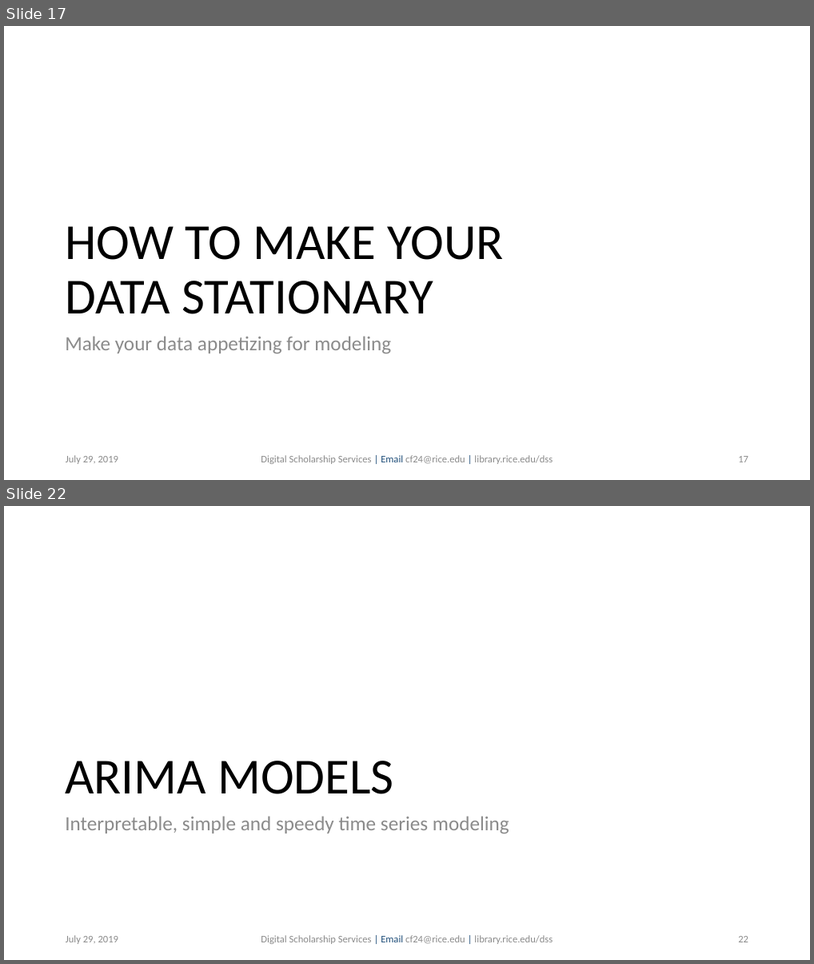
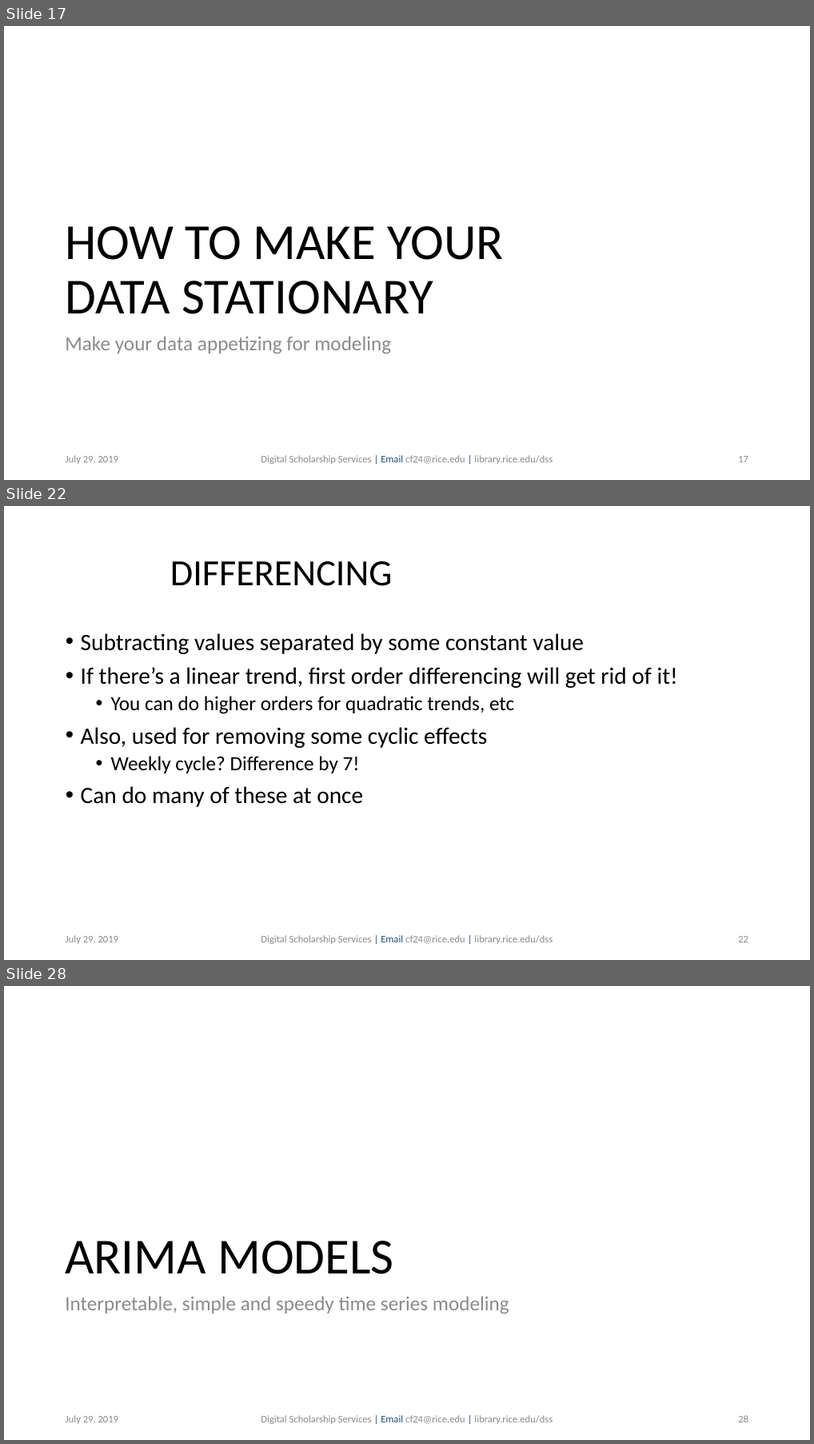
Before and after one commit to bakitybacon/rice-data-and-donuts, a slide deck: tsa/Introduction to Time Series Analysis.pptx. Shown one above the other, each under a label of ours: slides 17 and 22 before the commit, slides 17, 22 and 28 after it; the slides between them are not shown. The pictures are 814x964 and 814x1444 pixels, drawn with LibreOffice and Linux fonts; fonts in the diff are those of the drawing; background and template pictures are left out. Boxes give left, top, right and bottom in pixels: in the first picture for what was removed or moved away, otherwise in the second. Text is boxed around its words. In the diff, an @@ line names an element or a change of style, - is before the commit and + after.

```diff
--- a/tsa/Introduction to Time Series Analysis.pptx
+++ b/tsa/Introduction to Time Series Analysis.pptx
@@ slide 22 added at bbox=[4, 506, 810, 960], background #FFFFFF @@
@@ title added at bbox=[170, 561, 393, 586], 44 pt, text #000000 @@
+DIFFERENCING
@@ text added at bbox=[81, 633, 678, 807], 28 pt, text #000000 @@
+• Subtracting values separated by some constant value
+• If there’s a linear trend, first order differencing will get rid of it!
+  • You can do higher orders for quadratic trends, etc
+• Also, used for removing some cyclic effects
+  • Weekly cycle? Difference by 7!
+• Can do many of these at once
@@ text added at bbox=[66, 935, 119, 944], 12 pt, text #8C8C8C @@
+July 29, 2019
@@ text added at bbox=[261, 935, 553, 944], 12 pt, text #8C8C8C @@
+Digital Scholarship Services | Email cf24@rice.edu | library.rice.edu/dss
@@ page number added at bbox=[738, 936, 749, 942], 12 pt, text #8C8C8C @@
+22
@@ what was slide 22 is now slide 28 @@
@@ page number at bbox=[738, 1415, 749, 1422]: text changed @@
-22
+28
```
Also in this commit, not shown: 6 slides changed, 11 other slides added.
